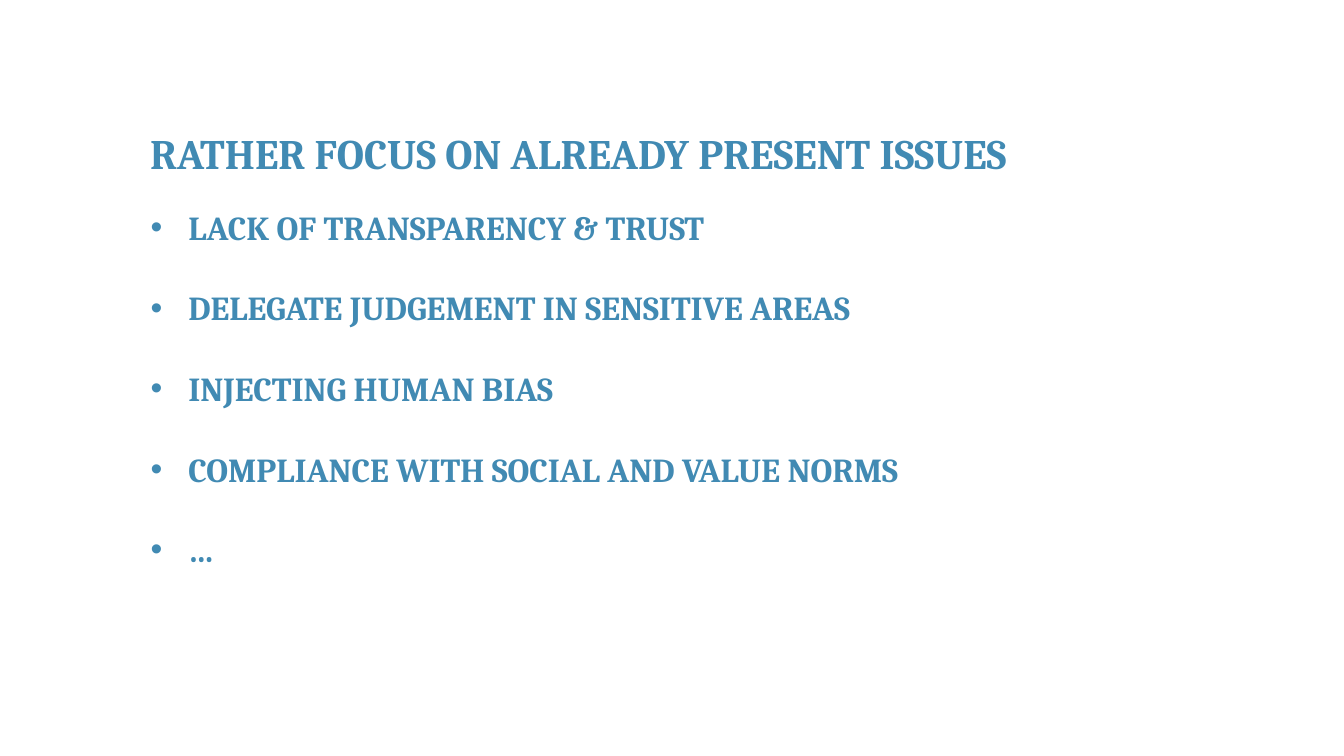
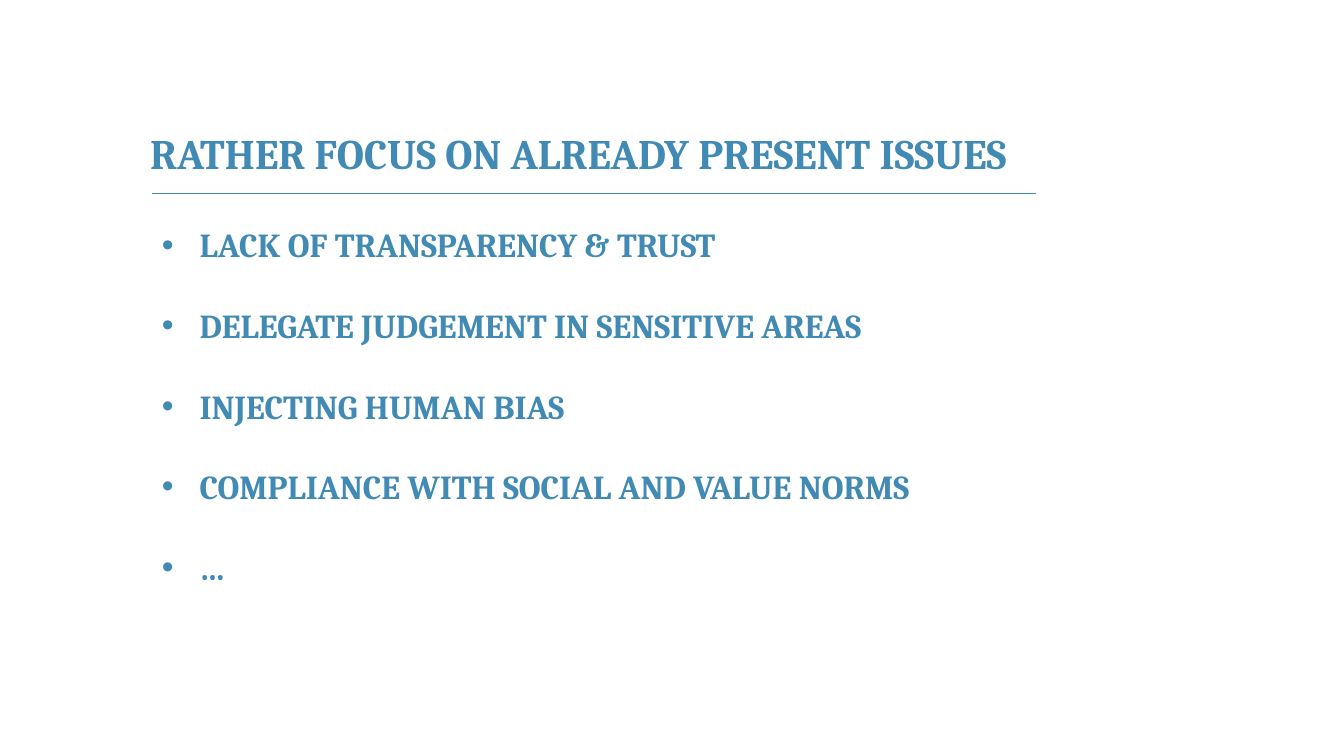
Before and after one commit to franckalbinet/itu-eaco-zanzibar-12-2018, a slide deck: slide 6 of presentations/session-6-ethics-of-ai.pptx (slide 5 before the commit). Drawn at 1344x756 pixels with LibreOffice and Linux fonts; fonts in the diff are those of the drawing; background and template pictures are left out. Boxes give left, top, right and bottom in pixels: in the first picture for what was removed or moved away, otherwise in the second. Text is boxed around its words. In the diff, an @@ line names an element or a change of style, - is before the commit and + after.

```diff
--- a/presentations/session-6-ethics-of-ai.pptx
+++ b/presentations/session-6-ethics-of-ai.pptx
@@ line added from (152, 194) to (1036, 194), #418AB3 1 pt @@
@@ text "LACK OF TRANSPARENCY & TRUST": place and size @@
-text "LACK OF TRANSPARENCY & TRUST" at <box>188,217,899,483</box>
+text "LACK OF TRANSPARENCY & TRUST" at <box>200,234,910,500</box>
```
Also in this commit, not shown: 16 other slides changed, 3 slides added, 2 other files.
